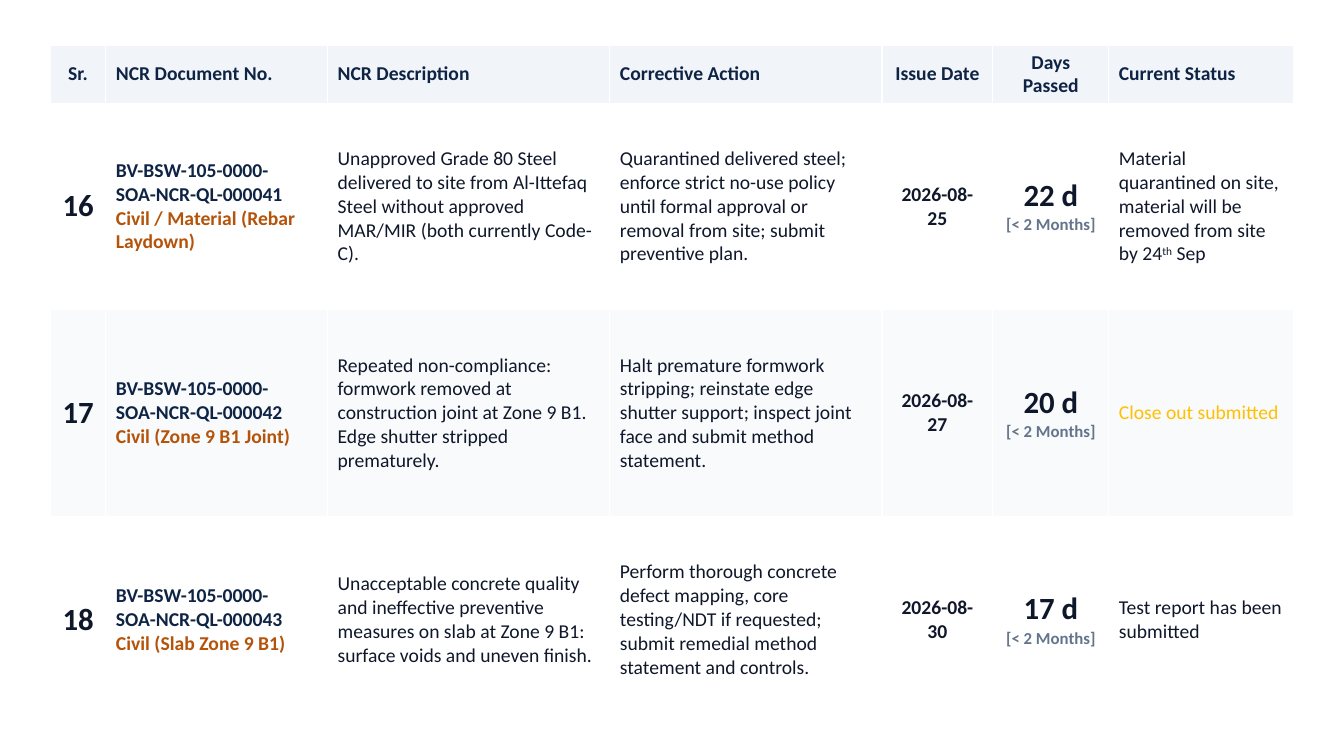
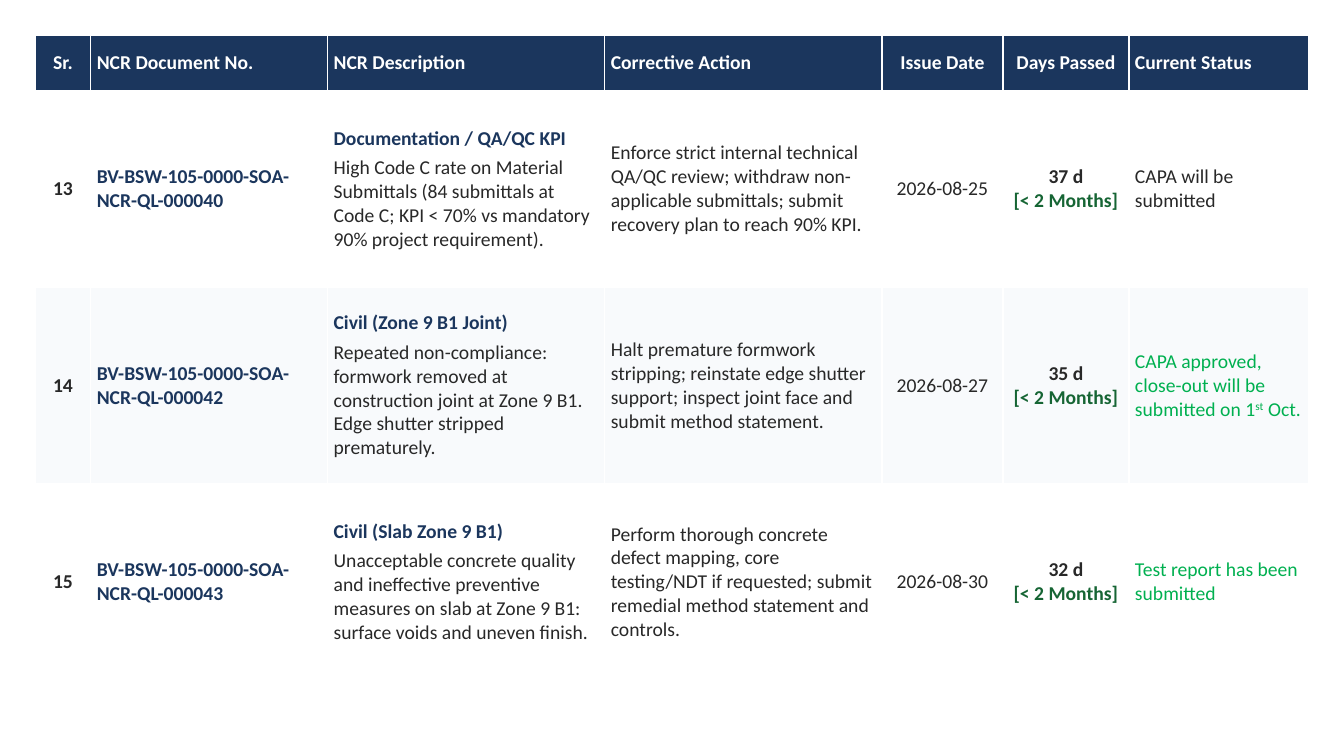
Before and after one commit to ECM895/QC-Dashboard, a slide deck: slide 5 of auto_logs/Open NCRs.pptx (slide 6 before the commit). Drawn at 1344x756 pixels with LibreOffice and Linux fonts; fonts in the diff are those of the drawing. Boxes give left, top, right and bottom in pixels: in the first picture for what was removed or moved away, otherwise in the second. Text is boxed around its words. In the diff, an @@ line names an element or a change of style, - is before the commit and + after.

Commit message:
feat(weekly-report): add confirm/submit button for date intervals and dynamically update all table headers and data throughout report

```diff
--- a/auto_logs/Open NCRs.pptx
+++ b/auto_logs/Open NCRs.pptx
@@ rectangle removed at bbox=[0, 0, 1344, 756] @@
@@ table at bbox=[35, 35, 1309, 681] @@
-row 2: 16 | BV-BSW-105-0000- SOA-NCR-QL-000041 / Civil / Material (Rebar Laydown) | Unapproved Grade 80 Steel delivered to site from Al-Ittefaq Steel without approved MAR/MIR (both currently Code-C). | Quarantined delivered steel; enforce strict no-use policy until formal approval or removal from site; submit preventive plan. | 2026-08-25 | 22 d / [< 2 Months] | Material quarantined on site, material will be removed from site by 24th Sep
+row 2: 13 | BV-BSW-105-0000-SOA-NCR-QL-000040 | Documentation / QA/QC KPI / High Code C rate on Material Submittals (84 submittals at Code C; KPI < 70% vs mandatory 90% project requirement). | Enforce strict internal technical QA/QC review; withdraw non-applicable submittals; submit recovery plan to reach 90% KPI. | 2026-08-25 | 37 d / [< 2 Months] | CAPA will be submitted
-row 3: 17 | BV-BSW-105-0000- SOA-NCR-QL-000042 / Civil (Zone 9 B1 Joint) | Repeated non-compliance: formwork removed at construction joint at Zone 9 B1. Edge shutter stripped prematurely. | Halt premature formwork stripping; reinstate edge shutter support; inspect joint face and submit method statement. | 2026-08-27 | 20 d / [< 2 Months] | Close out submitted
+row 3: 14 | BV-BSW-105-0000-SOA-NCR-QL-000042 | Civil (Zone 9 B1 Joint) / Repeated non-compliance: formwork removed at construction joint at Zone 9 B1. Edge shutter stripped prematurely. | Halt premature formwork stripping; reinstate edge shutter support; inspect joint face and submit method statement. | 2026-08-27 | 35 d / [< 2 Months] | CAPA approved, close-out will be submitted on 1st Oct.
-row 4: 18 | BV-BSW-105-0000- SOA-NCR-QL-000043 / Civil (Slab Zone 9 B1) | Unacceptable concrete quality and ineffective preventive measures on slab at Zone 9 B1: surface voids and uneven finish. | Perform thorough concrete defect mapping, core testing/NDT if requested; submit remedial method statement and controls. | 2026-08-30 | 17 d / [< 2 Months] | Test report has been submitted
+row 4: 15 | BV-BSW-105-0000-SOA-NCR-QL-000043 | Civil (Slab Zone 9 B1) / Unacceptable concrete quality and ineffective preventive measures on slab at Zone 9 B1: surface voids and uneven finish. | Perform thorough concrete defect mapping, core testing/NDT if requested; submit remedial method statement and controls. | 2026-08-30 | 32 d / [< 2 Months] | Test report has been submitted
@@ fill #F1F5F9 to #1B365D in row 1 @@
@@ text colour #0F2444 to #FFFFFF in "Sr.", "NCR Document No.", "NCR Description", "Corrective Action" and 3 more places @@
@@ text colour #0F172A to #282828 in "2026-08-25", "Halt premature formwork stripping; reinstate edge shutter ...", "2026-08-27", "Perform thorough concrete defect mapping, core testing/NDT ..." and 1 more places @@
@@ bold off in "2026-08-25", "2026-08-27", "2026-08-30" @@
@@ text colour #0F172A to #00B050 in "Test report has been submitted" @@
@@ table: place and size @@
-table at bbox=[50, 45, 1294, 723]
+table at bbox=[35, 35, 1309, 681]
```
Also in this commit, not shown: 6 other slides changed, 1 slide added, 1 slide removed, 1 other file.
